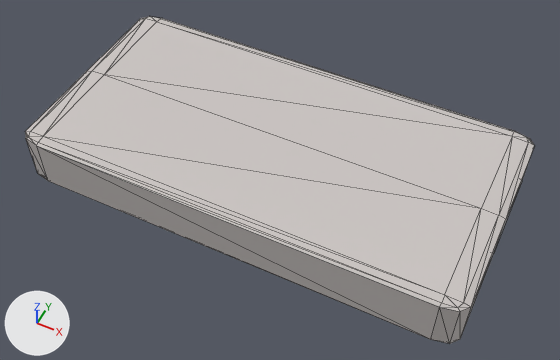
Two versions of the glTF model assets/ship3_003.glb, one commit apart.
Both versions are drawn from a 50 mm camera at (8.0, -15.83, 18.66) aimed at (0.33, -0.49, -0.52). The lights are fixed; the arrows at lower left show +X, +Y and +Z. Mesh edges are drawn as thin lines. Where no turn or scale is listed for an object, it has been applied to the vertices. Vertices at the same position are counted once.

In view in the first picture: 'SimpleBlock.001'.
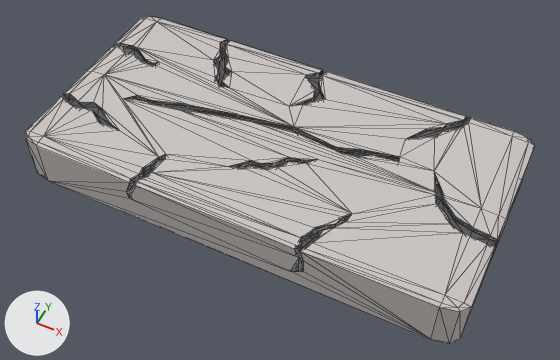
Commit message: First crack at having cracks in a block

Pixel boxes (x1, y1, x2, y2) of what changed, in the pictures (560 x 360 px):
part 1 of me_simpleblock_001, added: after (26, 18, 514, 339)

The change, as a diff of the scene's bpy script:
```diff
--- a/assets/ship3_003.glb.py
+++ b/assets/ship3_003.glb.py
@@ mat_block_crack @@
+mat_block_crack = principled_material('Block_Crack')
+mat_block_crack.base_color = (0.107, 0.107, 0.107)  # dark grey #5c5c5c
@@ me_simpleblock_001 @@
 # used by ob_simpleblock_001; location = (0.0, 0.0, 0.0)
-me_simpleblock_001.from_pydata(...)  # 68 vertices, 132 faces; spans x -7.5..7.5, y -3.75..3.75, z -0.94..0.94
+me_simpleblock_001.from_pydata(...)  # 434 vertices, 864 faces; spans x -7.5..7.5, y -3.75..3.75, z -0.94..0.94
+# me_simpleblock_001 part 1: 366 vertices added at x -7.5..7.5, y -3.75..3.75, z -0.53..0.94
 me_simpleblock_001.materials.append(mat_block_gray)
+me_simpleblock_001.materials.append(mat_block_crack)  # dark grey #5c5c5c
```
